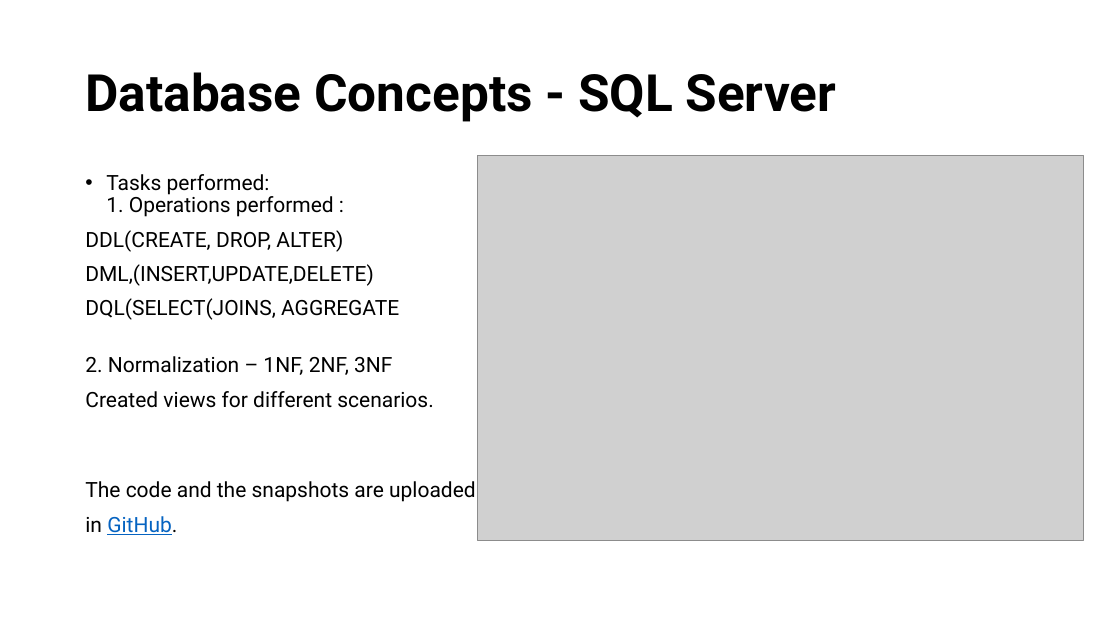
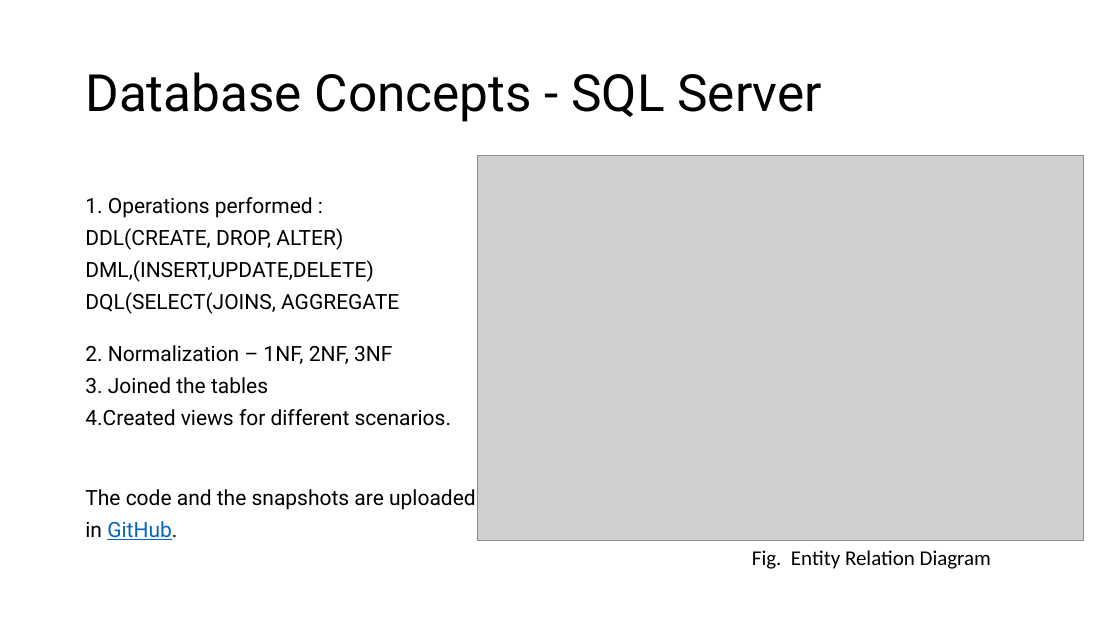
Before and after one commit to SweekarKT/TE_FA_DB_SWEEKAR, a slide deck: slide 2 of FINAL_ASSESSMENT/TE_FA_DB_SWEKAR_KT.pptx. Drawn at 1120x630 pixels with LibreOffice and Linux fonts; fonts in the diff are those of the drawing; grey boxes stand for pictures. Boxes give left, top, right and bottom in pixels: in the first picture for what was removed or moved away, otherwise in the second. Text is boxed around its words. In the diff, an @@ line names an element or a change of style, - is before the commit and + after.

```diff
--- a/FINAL_ASSESSMENT/TE_FA_DB_SWEKAR_KT.pptx
+++ b/FINAL_ASSESSMENT/TE_FA_DB_SWEKAR_KT.pptx
@@ title "Database Concepts - SQL Server" at [85,72,822,122]: bold off @@
@@ text at [85,197,313,218]: text changed @@
-• Tasks performed:
-  1. Operations performed :
+1. Operations performed :
@@ text at [85,228,399,540]: line spacing 0.9 to 0.8 @@
@@ text at [85,377,476,510]: text changed @@
-Created views for different scenarios.
-The code and the snapshots are uploaded
+3. Joined the tables
+4.Created views for different scenarios.
+The code and the snapshots are uploaded
@@ text added at [752,550,991,569], 18 pt, text #000000 @@
+Fig. Entity Relation Diagram
```
Also in this commit, not shown: 2 other slides changed, 12 other files.
